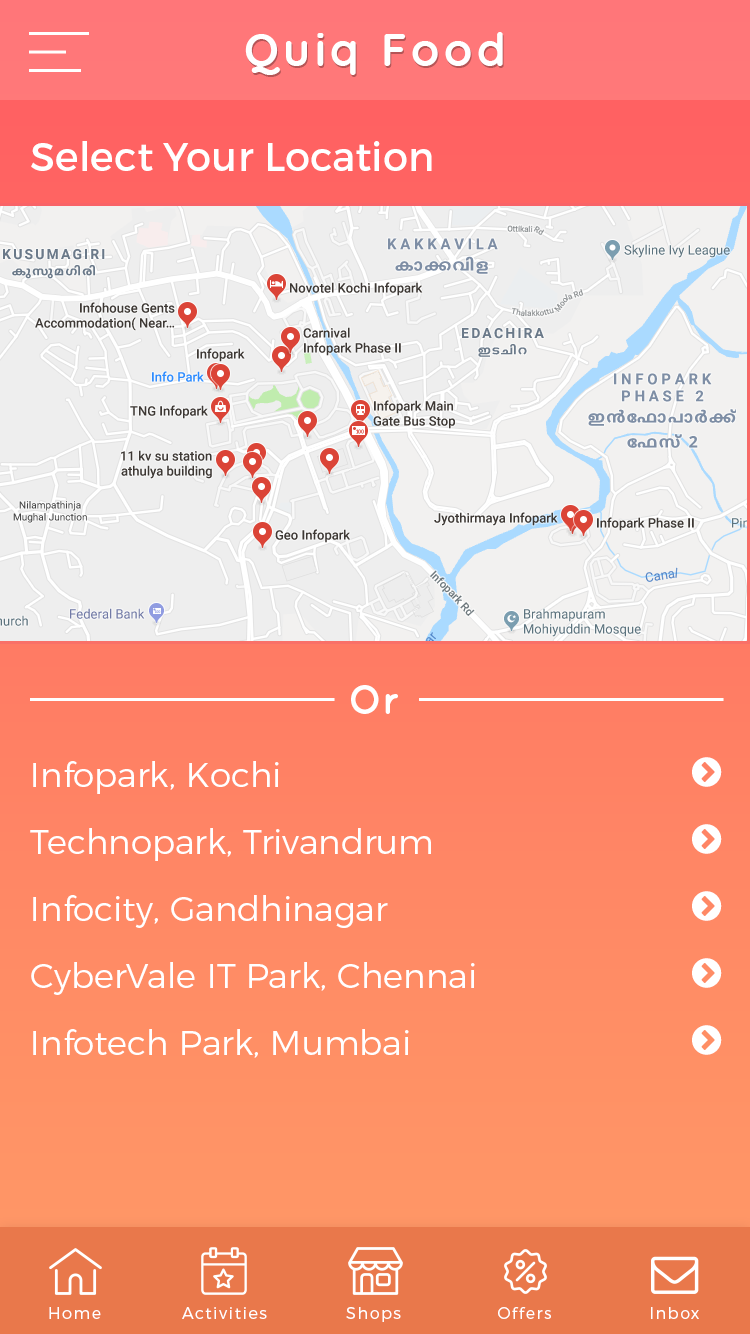
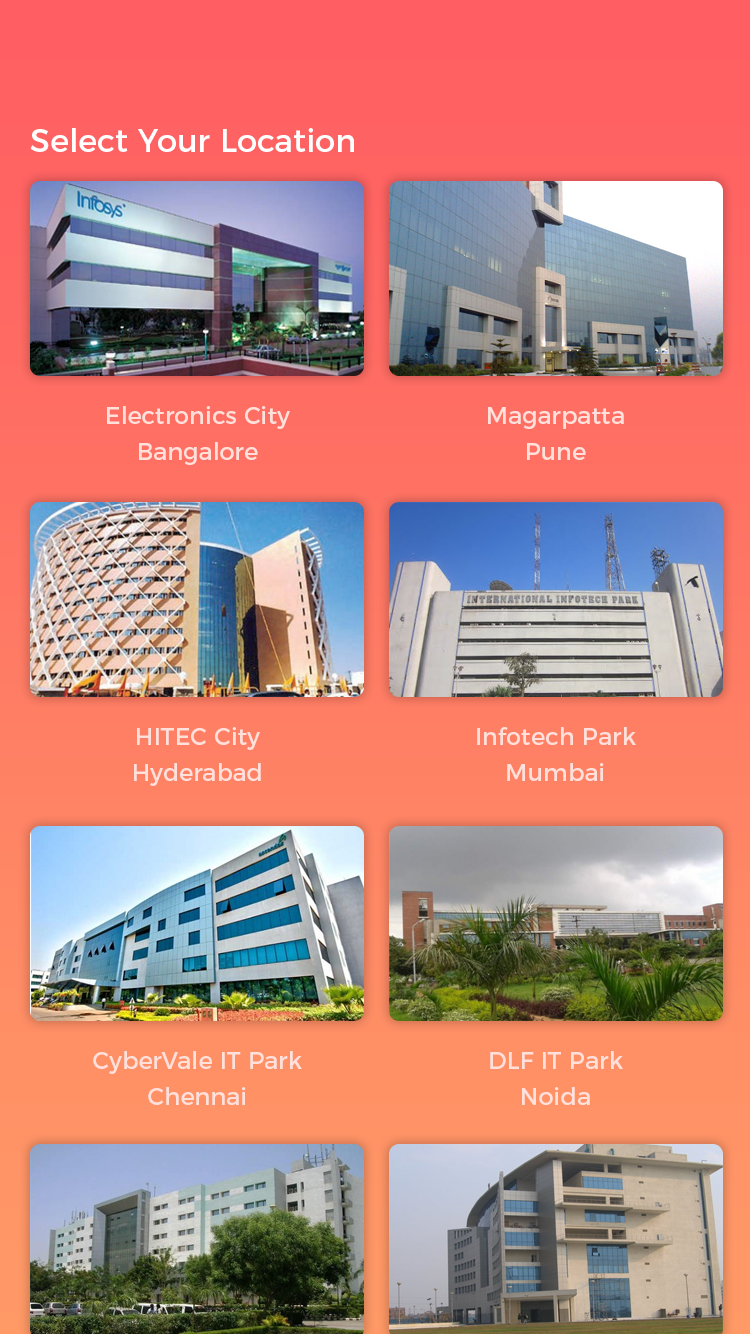
Layer changes from the first 750px x 1334px image to the second:
added layer "Layer 8" above "Color Fill 1 copy 4" over left=382, top=1142, right=723, bottom=1334
added layer "Layer 7" above "Color Fill 1 copy 4" over left=30, top=1136, right=368, bottom=1334
added layer "Layer 6" above "Color Fill 1 copy 3" over left=389, top=822, right=732, bottom=1040
added layer "Color Fill 1 copy 3" (1st of 2) above "Layer 5" over left=389, top=826, right=723, bottom=1021
added layer "Layer 5" above "Color Fill 1 copy 3" over left=31, top=816, right=369, bottom=1036
added layer "Color Fill 1 copy 3" (2nd of 2) above "DLF IT Park Noida" over left=30, top=826, right=364, bottom=1021
added layer "Layer 4" above "Color Fill 1 copy 2" over left=389, top=502, right=728, bottom=745
added layer "Color Fill 1 copy 2" (1st of 2) above "Layer 3" over left=389, top=502, right=723, bottom=697
added layer "Layer 3" above "Color Fill 1 copy 2" over left=29, top=471, right=368, bottom=697
added layer "Color Fill 1 copy 2" (2nd of 2) above "Infotech Park Mumbai" over left=30, top=502, right=364, bottom=697
renamed "Infopark, Kochi Technopark, Trivandrum Infocity, Gandhinagar Cy" to "HITEC City Hyderabad", moved it above "Layer 2", painted on it over left=30, top=727, right=475, bottom=1058
added layer "Layer 2" above "Color Fill 1 copy" over left=387, top=149, right=726, bottom=403
added layer "Color Fill 1 copy" above "Layer 1" over left=389, top=181, right=723, bottom=376
painted on "Layer 1" over left=0, top=0, right=750, bottom=841
removed layer "Color Fill 4" over left=0, top=203, right=750, bottom=644
removed layer "Color Fill 6" over left=0, top=1227, right=750, bottom=1334
moved "Color Fill 1" above "Magarpatta Pune", painted on it, masked it over left=29, top=32, right=364, bottom=376
removed layer "Color Fill 2" (was 15%) over left=0, top=0, right=750, bottom=100
…and 23 more changes (7 added, 1 painted, 15 removed)
